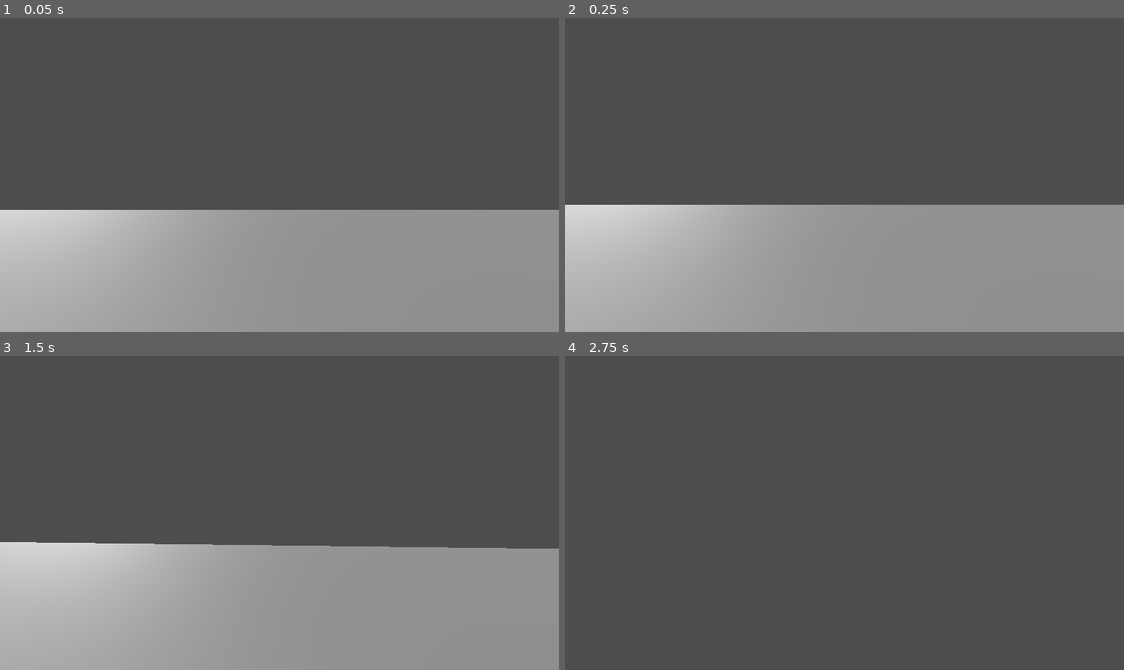
Above: before the commit, frames 1-4 (two rows, left to right).
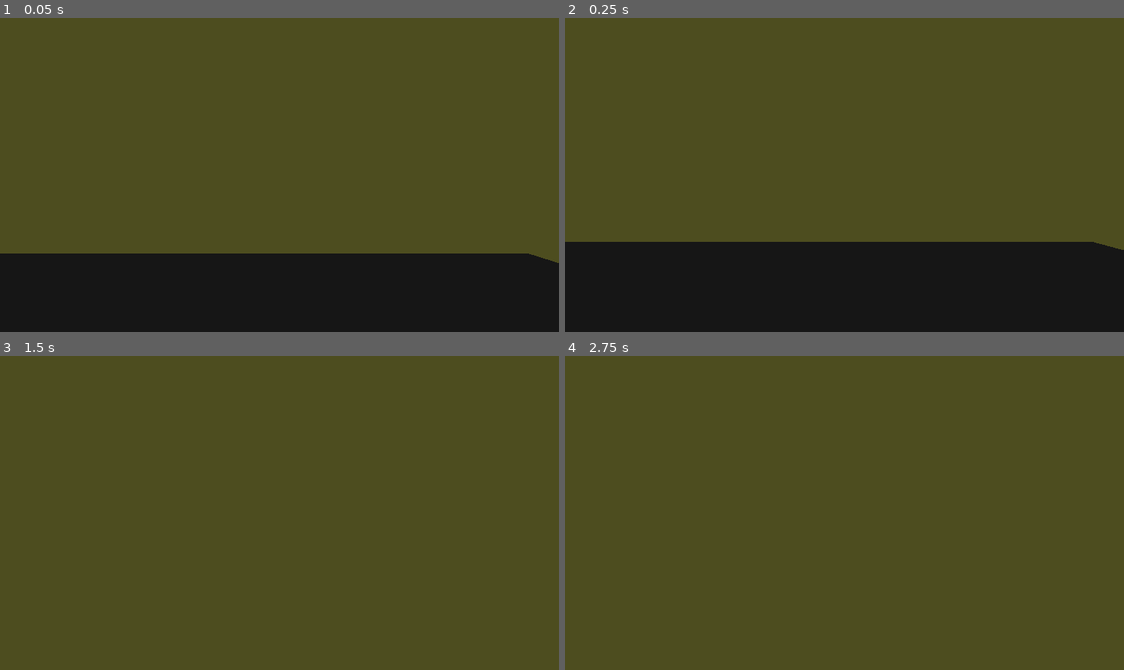
Above: after the commit, the same moments.

Repository: zachary-huber/globalGameJam2025_BUBBLE
Game: Godot game, scene res://src/scenes/main_3d.tscn
Two runs of this game, one before a commit and one after it. Both use one fixed random seed, a clock stepped at 60 frames per second and the inputs below.
Inputs (mouse positions are in pixels of both pictures, inside the frame that each line leads up to):
- Up to frame 1 (0.05 s): no input
- Up to frame 2 (0.25 s): no input
- Up to frame 3 (1.5 s): tap Enter (ui_accept) at 0.5, 0.77 s; move the mouse to (307, 513) at 0.52 s; hold W (forward) from 0.53 s (still down); move the mouse to (251, 513) at 1.27 s
- Up to frame 4 (2.75 s): keep holding W (forward); tap Enter (ui_accept) at 1.52 s; move the mouse to (861, 506) at 2.02 s

The runs differ from the first frame. In frame 1, 100% of the frame differs, in the area x 0-100%, y 0-100%; in frame 2, 100%; in frame 3, 100%; in frame 4, 100%.

Commit message:
updated test submarine model

Diff:
--- a/src/scenes/main_3d.tscn
+++ b/src/scenes/main_3d.tscn
@@ -11,8 +11,14 @@
 [node name="submarine" parent="." instance=ExtResource("1_58qsi")]
 transform = Transform3D(1, 0, 0, 0, 1, 0, 0, 0, 1, 0, 7.50051, 0)
 
+[node name="SpotLight3D" type="SpotLight3D" parent="submarine"]
+transform = Transform3D(0.727246, -3.00025e-08, 0.686377, -0.686377, -3.17889e-08, 0.727246, 0, -1, -4.37114e-08, 0, 9.98239, 0)
+light_energy = 2.297
+spot_range = 19.0737
+spot_angle = 20.9804
+
 [node name="player" parent="." instance=ExtResource("2_ix2h5")]
-transform = Transform3D(1, 0, 0, 0, 1, 0, 0, 0, 1, 0, 2.36448, -9.13072)
+transform = Transform3D(1, 0, 0, 0, 1, 0, 0, 0, 1, 0, 9.90841, 0.0235605)
 
 [node name="oceanFloorEnvironment" parent="." instance=ExtResource("4_aguwm")]
 
--- a/src/scenes/submarine.tscn
+++ b/src/scenes/submarine.tscn
@@ -1,18 +1,97 @@
-[gd_scene load_steps=3 format=3 uid="uid://1rhcf0vibc1b"]
+[gd_scene load_steps=10 format=3 uid="uid://1rhcf0vibc1b"]
+
+[sub_resource type="StandardMaterial3D" id="StandardMaterial3D_roi42"]
+albedo_color = Color(0.364084, 0.364084, 0.364084, 1)
 
 [sub_resource type="BoxMesh" id="BoxMesh_56pse"]
-size = Vector3(20, 10, 10)
+size = Vector3(20, 1, 10)
 
 [sub_resource type="BoxShape3D" id="BoxShape3D_pc186"]
-size = Vector3(20, 10, 10)
+size = Vector3(20, 1, 10)
+
+[sub_resource type="StandardMaterial3D" id="StandardMaterial3D_edwv1"]
+albedo_color = Color(1, 0.407843, 1, 1)
+
+[sub_resource type="StandardMaterial3D" id="StandardMaterial3D_bkmgo"]
+albedo_color = Color(1, 1, 0.470588, 1)
+
+[sub_resource type="StandardMaterial3D" id="StandardMaterial3D_onkfs"]
+
+[sub_resource type="StandardMaterial3D" id="StandardMaterial3D_uxq45"]
+albedo_color = Color(0.193154, 0.193154, 0.193154, 1)
+
+[sub_resource type="StandardMaterial3D" id="StandardMaterial3D_xforf"]
+albedo_color = Color(0.137255, 0.407843, 1, 1)
+
+[sub_resource type="BoxMesh" id="BoxMesh_76i7s"]
+size = Vector3(13, 1, 10)
 
 [node name="submarine" type="Node3D"]
 
-[node name="StaticBody3D" type="StaticBody3D" parent="."]
+[node name="subFloor" type="StaticBody3D" parent="."]
 
-[node name="MeshInstance3D" type="MeshInstance3D" parent="StaticBody3D"]
+[node name="MeshInstance3D" type="MeshInstance3D" parent="subFloor"]
+transform = Transform3D(1, 0, 0, 0, 1, 0, 0, 0, 1, -3.98904, 0, 0)
+material_override = SubResource("StandardMaterial3D_roi42")
 mesh = SubResource("BoxMesh_56pse")
 skeleton = NodePath("../..")
 
-[node name="CollisionShape3D" type="CollisionShape3D" parent="StaticBody3D"]
+[node name="CollisionShape3D" type="CollisionShape3D" parent="subFloor"]
 shape = SubResource("BoxShape3D_pc186")
+
+[node name="subWall" type="StaticBody3D" parent="."]
+transform = Transform3D(1, 0, 0, 0, -4.37114e-08, 1, 0, -1, -4.37114e-08, -2.31271, 4.46278, 5.52361)
+
+[node name="MeshInstance3D" type="MeshInstance3D" parent="subWall"]
+material_override = SubResource("StandardMaterial3D_edwv1")
+mesh = SubResource("BoxMesh_56pse")
+skeleton = NodePath("../..")
+
+[node name="CollisionShape3D" type="CollisionShape3D" parent="subWall"]
+shape = SubResource("BoxShape3D_pc186")
+
+[node name="subWall2" type="StaticBody3D" parent="."]
+transform = Transform3D(1, 0, 0, 0, -4.37114e-08, 1, 0, -1, -4.37114e-08, -2.31271, 4.46278, -5.43969)
+
+[node name="MeshInstance3D" type="MeshInstance3D" parent="subWall2"]
+material_override = SubResource("StandardMaterial3D_bkmgo")
+mesh = SubResource("BoxMesh_56pse")
+skeleton = NodePath("../..")
+
+[node name="CollisionShape3D" type="CollisionShape3D" parent="subWall2"]
+shape = SubResource("BoxShape3D_pc186")
+
+[node name="subWall3" type="StaticBody3D" parent="."]
+transform = Transform3D(-4.37114e-08, -1, -4.37114e-08, 0, -4.37114e-08, 1, -1, 4.37114e-08, 1.91069e-15, -9.79946, -3.22171, -0.476394)
+
+[node name="MeshInstance3D" type="MeshInstance3D" parent="subWall3"]
+transform = Transform3D(1, 0, 0, 0, 1, 8.35187e-23, 0, 8.35187e-23, 1, 2.98023e-08, 0.0250063, -0.147251)
+material_override = SubResource("StandardMaterial3D_onkfs")
+mesh = SubResource("BoxMesh_56pse")
+skeleton = NodePath("../..")
+
+[node name="CollisionShape3D" type="CollisionShape3D" parent="subWall3"]
+shape = SubResource("BoxShape3D_pc186")
+
+[node name="subWall4" type="StaticBody3D" parent="."]
+transform = Transform3D(-4.37114e-08, -1, -4.37114e-08, 0, -4.37114e-08, 1, -1, 4.37114e-08, 1.91069e-15, -12.1784, 9.22288, -0.476394)
+
+[node name="MeshInstance3D" type="MeshInstance3D" parent="subWall4"]
+material_override = SubResource("StandardMaterial3D_uxq45")
+mesh = SubResource("BoxMesh_56pse")
+skeleton = NodePath("../..")
+
+[node name="CollisionShape3D" type="CollisionShape3D" parent="subWall4"]
+shape = SubResource("BoxShape3D_pc186")
+
+[node name="subControlPanel" type="StaticBody3D" parent="."]
+transform = Transform3D(-3.63532e-08, -0.831663, -0.55528, -2.42721e-08, -0.55528, 0.831663, -1, 4.37114e-08, 1.91069e-15, -12.5179, 5.50679, 4.76837e-07)
+
+[node name="MeshInstance3D" type="MeshInstance3D" parent="subControlPanel"]
+transform = Transform3D(1, 0, 0, 0, 1, 8.35187e-23, 0, 8.35187e-23, 1, 0, 0, 0)
+material_override = SubResource("StandardMaterial3D_xforf")
+mesh = SubResource("BoxMesh_76i7s")
+skeleton = NodePath("../..")
+
+[node name="CollisionShape3D" type="CollisionShape3D" parent="subControlPanel"]
+shape = SubResource("BoxShape3D_pc186")
